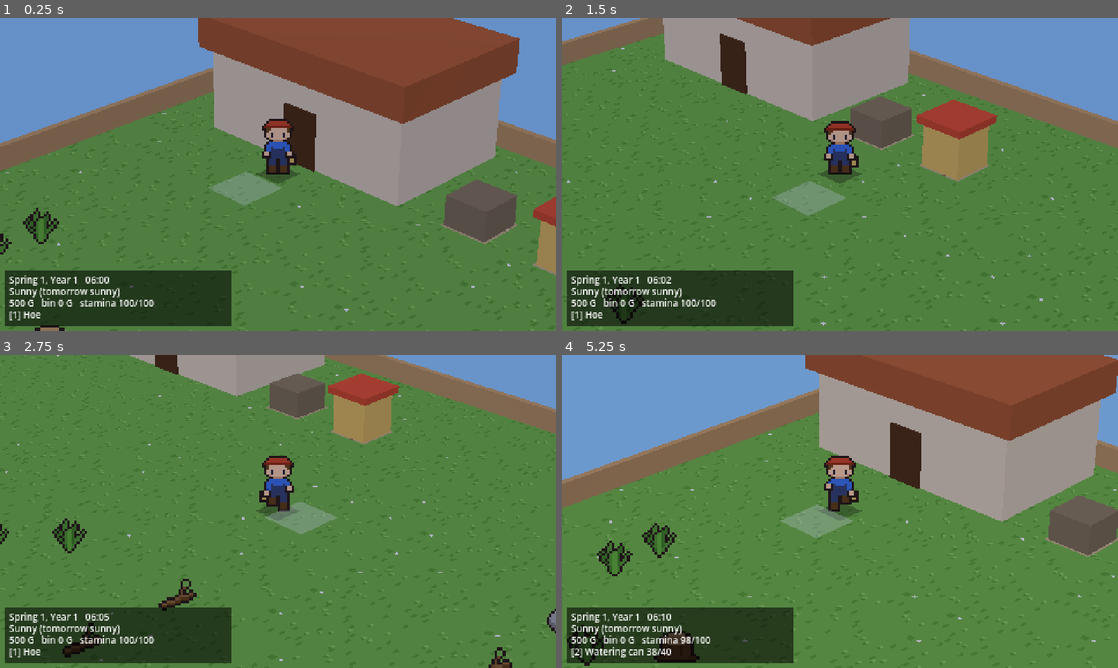
Above: before the commit, frames 1-4 (two rows, left to right).
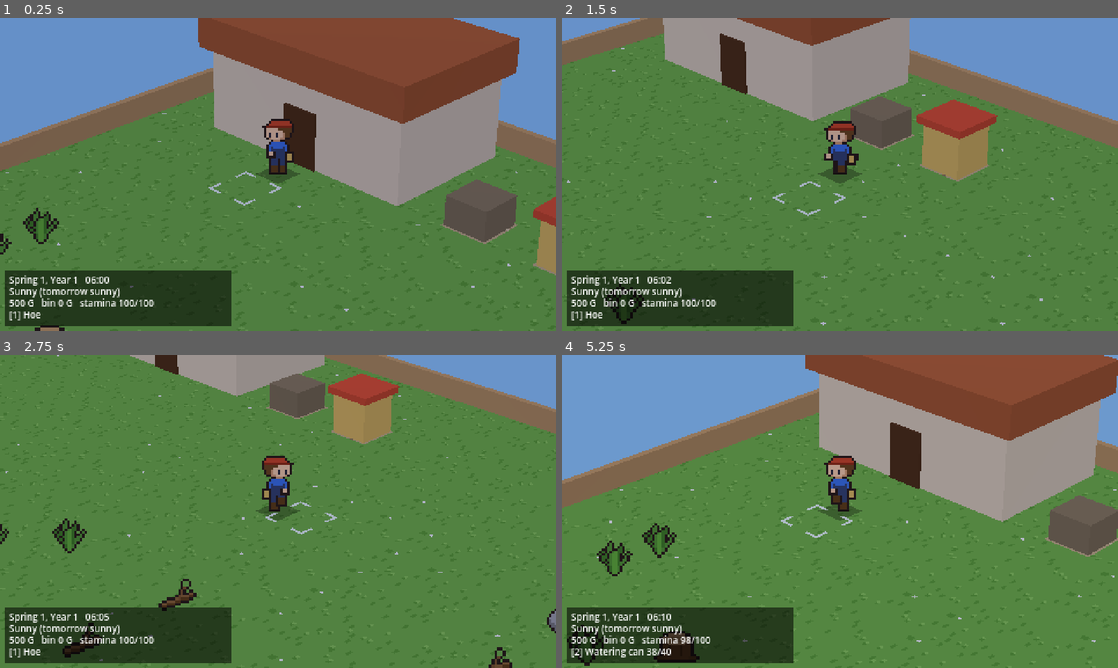
Above: after the commit, the same moments.

Repository: kitphon/son-of-harvest
Game: Godot game, scene res://scenes/main.tscn
The game is run twice, just before and just after one commit, with the same random seed, the same clock (stepped at 60 frames per second) and the same inputs.
Inputs:
- Up to frame 1 (0.25 s): no input
- Up to frame 2 (1.5 s): tap Enter at 0.5 s; hold D (move_right) 0.53-1.28 s; hold Shift (run) 0.53-1.28 s; hold S (move_down) from 1.28 s (still down); tap E (interact) at 1.35 s
- Up to frame 3 (2.75 s): tap Shift (run) at 1.55, 2.3 s; release S (move_down) at 2.03 s; hold D (move_right) from 2.03 s (still down); hold Q (next_seed) from 2.03 s (still down)
- Up to frame 4 (5.25 s): release D (move_right) at 2.78 s; release Q (next_seed) at 2.78 s; hold W (move_up) 2.78-3.53 s; tap Tab (next_tool) at 2.85 s; tap Shift (run) at 3.05, 4.55 s; hold Shift (run) 3.53-4.28 s; hold A (move_left) 3.53-5.03 s; tap Space (use_tool) at 4.35 s; hold S (move_down) from 5.03 s (still down); hold Shift (run) from 5.03 s (still down); tap J at 5.1 s

The runs differ from the first frame. In frame 1, 1.1% of the frame differs, in the area x 37-54%, y 32-60%; in frame 2, 1.1%; in frame 3, 1.1%; in frame 4, 1.2%, in the area x 39-54%, y 32-59%.

Commit message:
Farmer in three-quarter views; target cell as corner brackets
Every walking direction is a screen diagonal under the field camera, so the
farmer's front and back views are now turned three-quarters (lower left /
upper left, mirrored for the other two) and steps go sideways on screen.
The tool-target marker is drawn as corner brackets instead of a filled
square.

Agent: Claude Code (claude-opus-5-5)
Co-Authored-By: Claude Opus 5.5 <noreply@anthropic.com>

Diff:
--- a/scripts/art/placeholder_art.gd
+++ b/scripts/art/placeholder_art.gd
@@ -17,6 +17,10 @@
 	match parts[0]:
 		"player":   # player:<front|back>:<idle|walk|run>:<frame>
 			return _player(parts[1] == "back", parts[2], int(parts[3]))
+		"target":   # corner brackets laid on the cell the tool will hit
+			var c := Color(1, 1, 1, 0.85)
+			return _draw(16, 16, [[0, 0, 5, 1, c], [0, 0, 1, 5, c], [11, 0, 5, 1, c], [15, 0, 1, 5, c],
+				[0, 15, 5, 1, c], [0, 11, 1, 5, c], [11, 15, 5, 1, c], [15, 11, 1, 5, c]])
 		"rock", "branch", "weed", "stump":
 			return _obstacle(parts[0])
 		"crop":     # crop:<id>:<growth 0..3>:<ripe|growing>
@@ -55,55 +59,60 @@
 
 
 ## Farmer frames, 16 x 24: head and torso from a pixel map, legs and hands placed per frame.
+## The camera looks along a diagonal, so every walking direction is a screen diagonal: the
+## front view is turned three-quarters towards the lower left (Down), the back view towards
+## the upper left (Left); mirrored they serve Right and Up. Steps go sideways on screen.
 const _FARMER_COLORS := {
 	"o": "2a1e1e", "h": "c8452c", "H": "8e2c1c", "s": "f2c79b", "S": "d29a6e", "e": "2a2a3a",
 	"r": "6b4423", "R": "4e3018", "b": "3b6fd1", "B": "2a50a0", "d": "34426a", "y": "d9b45a",
 	"k": "5e3d1e",
 }
 const _FARMER_FRONT := [
-	"....oooooooo....",
-	"...ohhhhhhhho...",
-	"..ohhhhhhhhhho..",
-	".oHHHHHHHHHHHHo.",
-	".oorrsssssssroo.",
-	"..orssssssssro..",
-	"..ossessssesso..",
-	"..ossessssesso..",
-	"...oSssssssSo...",
-	"....ooSSSSoo....",
+	".....oooooooo...",
+	"....ohhhhhhhho..",
+	"...ohhhhhhhhhho.",
+	".ooHHHHHHHHHHHo.",
+	"..osssssrrrrrro.",
+	"..osssssssrrrro.",
+	"..osessessSrro..",
+	"..osessessSrro..",
+	"...oSssssSSoo...",
+	".....oSSSoo.....",
+	"....obbbbbbo....",
 	"...obbbbbbbbo...",
-	"..obbbbbbbbbbo..",
-	"..obbdbbbbdbbo..",
-	"..obbddddddbbo..",
-	"..oBbddddddbBo..",
-	"...oddddddddo...",
-	"...oddddddddo...",
+	"...obdbbbbdbo...",
+	"...obddddddbo...",
+	"...oBddddddBo...",
+	"....oddddddo....",
+	"....oddddddo....",
 ]
 const _FARMER_BACK := [
-	"....oooooooo....",
-	"...ohhhhhhhho...",
-	"..ohhhhhhhhhho..",
-	".oHHHHHHHHHHHHo.",
-	".oorrrrrrrrrroo.",
-	"..orrrrrrrrrro..",
-	"..orrrrrrrrrro..",
+	".....oooooooo...",
+	"....ohhhhhhhho..",
+	"...ohhhhhhhhhho.",
+	".ooHHHHHHHHHHHo.",
+	"..oSrrrrrrrrro..",
+	"..oSrrrrrrrrro..",
+	"..osrrrrrrrrro..",
 	"..oRrrrrrrrrRo..",
-	"...oSssssssSo...",
-	"....ooSSSSoo....",
+	"...oSRrrrrrRo...",
+	".....oSSSoo.....",
+	"....obbbbbbo....",
 	"...obbbbbbbbo...",
-	"..obbbbbbbbbbo..",
-	"..obbdbbbbdbbo..",
-	"..obbbdbbdbbbo..",
-	"..oBbbbddbbbBo..",
-	"...oddddddddo...",
-	"...oddddddddo...",
+	"...obbdbbdbbo...",
+	"...obbbddbbbo...",
+	"...oBbbddbbBo...",
+	"....oddddddo....",
+	"....oddddddo....",
 ]
-## Per pose, per frame: [body drop, left leg lift, right leg lift, left hand y, right hand y,
-## leg spread]. Walk / run cycles go contact, left step, contact, right step.
+## Per pose, per frame: [body drop, near leg x shift, near leg lift, far leg x shift,
+## far leg lift, near hand x shift, far hand x shift]. Negative x = the way the view faces.
+## Walk / run cycles go contact, pass, contact, pass: on contact the legs are spread with the
+## opposite arm forward and the body 1 px lower; on a pass one foot is lifted under the body.
 const _FARMER_POSES := {
-	"idle": [[0, 0, 0, 14, 14, 0]],
-	"walk": [[1, 0, 0, 14, 14, 0], [0, 2, 0, 15, 13, 0], [1, 0, 0, 14, 14, 0], [0, 0, 2, 13, 15, 0]],
-	"run": [[1, 0, 0, 13, 13, 1], [0, 3, 0, 15, 12, 0], [1, 0, 0, 13, 13, 1], [0, 0, 3, 12, 15, 0]],
+	"idle": [[0, 0, 0, 0, 0, 0, 0]],
+	"walk": [[1, -2, 0, 2, 0, 2, -2], [0, 0, 0, 0, 2, 0, 0], [1, 2, 0, -2, 0, -2, 2], [0, 0, 2, 0, 0, 0, 0]],
+	"run": [[1, -3, 0, 3, 0, 3, -3], [0, 0, 0, 0, 3, 0, 0], [1, 3, 0, -3, 0, -3, 3], [0, 0, 3, 0, 0, 0, 0]],
 }
 
 
@@ -111,20 +120,20 @@
 	return _FARMER_POSES[pose].size()
 
 
-## The bag hangs on the farmer's left, so it shows on the right of the front view and on the
-## left of the back view, and moves sides when the sprite is mirrored.
+## Draw order back to front: far hand, far leg, near leg, body, bag, near hand. The bag hangs
+## at the farmer's back on the front view and at the front on the back view.
 static func _player(back: bool, pose: String, frame: int) -> Image:
 	var p: Array = _FARMER_POSES[pose][frame % farmer_frames(pose)]
 	var img := Image.create_empty(16, 24, false, Image.FORMAT_RGBA8)
 	img.fill(Color(0, 0, 0, 0))
-	_leg(img, 4 - p[5], p[1])
-	_leg(img, 9 + p[5], p[2])
+	_hand(img, 11 + p[6], 14 + p[0])
+	_leg(img, 8 + p[3], p[4])
+	_leg(img, 5 + p[1], p[2])
 	_map(img, _FARMER_BACK if back else _FARMER_FRONT, p[0])
-	var bag_x := 0 if back else 12
-	img.fill_rect(Rect2i(bag_x, 15 + p[0], 4, 5), Color(_FARMER_COLORS.o))
-	img.fill_rect(Rect2i(bag_x + 1, 16 + p[0], 2, 3), Color(_FARMER_COLORS.y))
-	_hand(img, 2, p[3] + p[0])
-	_hand(img, 12, p[4] + p[0])
+	var bag_x := 1 if back else 11
+	img.fill_rect(Rect2i(bag_x, 14 + p[0], 4, 5), Color(_FARMER_COLORS.o))
+	img.fill_rect(Rect2i(bag_x + 1, 15 + p[0], 2, 3), Color(_FARMER_COLORS.y))
+	_hand(img, 4 + p[5], 14 + p[0])
 	return img
 
 
--- a/scripts/main_3d.gd
+++ b/scripts/main_3d.gd
@@ -49,7 +49,11 @@
 	var quad := PlaneMesh.new()
 	quad.size = Vector2(1, 1)
 	target_mark.mesh = quad
-	target_mark.material_override = FarmWorld.flat_material(Color(1, 1, 1, 0.3))
+	# Brackets on the cell in front, where the tool lands (not the cell the farmer stands on).
+	var mark_mat := FarmWorld.flat_material(Color(1, 1, 1, 0.99))
+	mark_mat.albedo_texture = PlaceholderArt.tex("target")
+	mark_mat.texture_filter = BaseMaterial3D.TEXTURE_FILTER_NEAREST
+	target_mark.material_override = mark_mat
 	add_child(target_mark)
 
 	cam = Camera3D.new()
Not shown, changed: ROADMAP.md
Not shown, changed: WORKLOG.md
